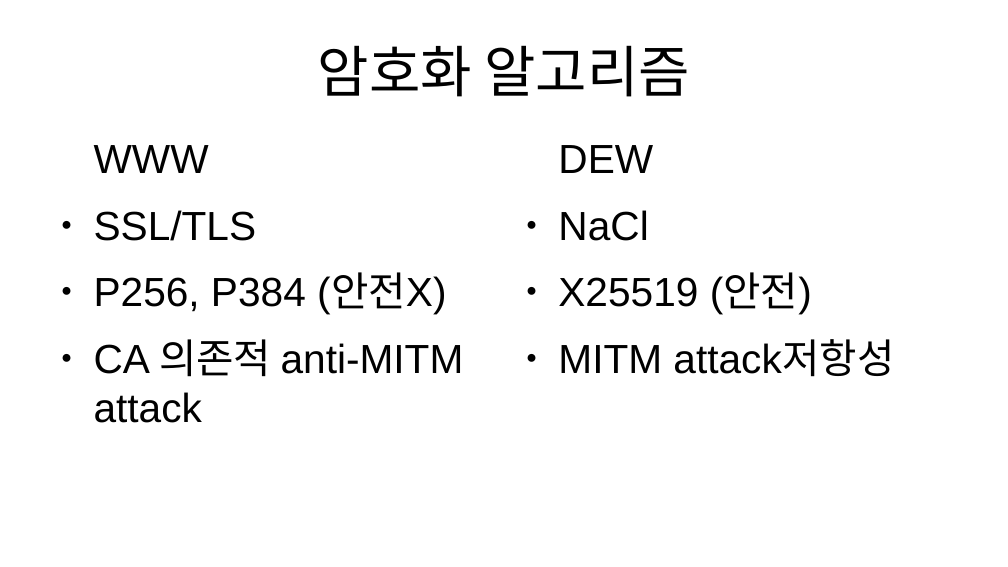
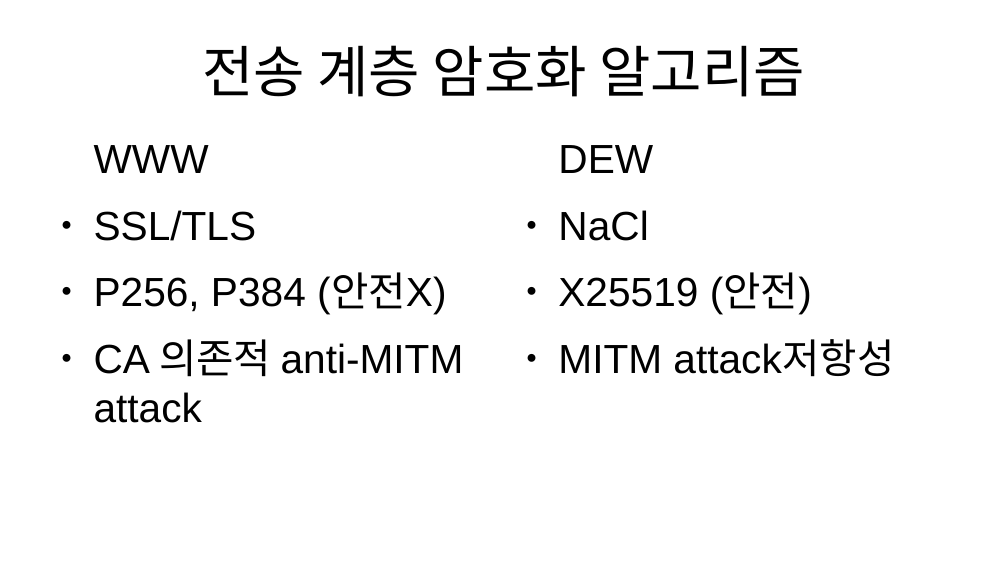
Before and after one commit to StudyWithJY/ResultReport, a slide deck: slide 15 of 7.19/woohyun/DewProject.odp. Drawn at 1008x567 pixels with LibreOffice and Linux fonts; fonts in the diff are those of the drawing. Boxes give left, top, right and bottom in pixels: in the first picture for what was removed or moved away, otherwise in the second. Text is boxed around its words. In the diff, an @@ line names an element or a change of style, - is before the commit and + after.

```diff
--- a/7.19/woohyun/DewProject.odp
+++ b/7.19/woohyun/DewProject.odp
@@ title at (202,45,805,97): text changed @@
-암호화 알고리즘
+전송 계층 암호화 알고리즘
```
Also in this commit, not shown: 4 other slides changed, 1 slide added.
